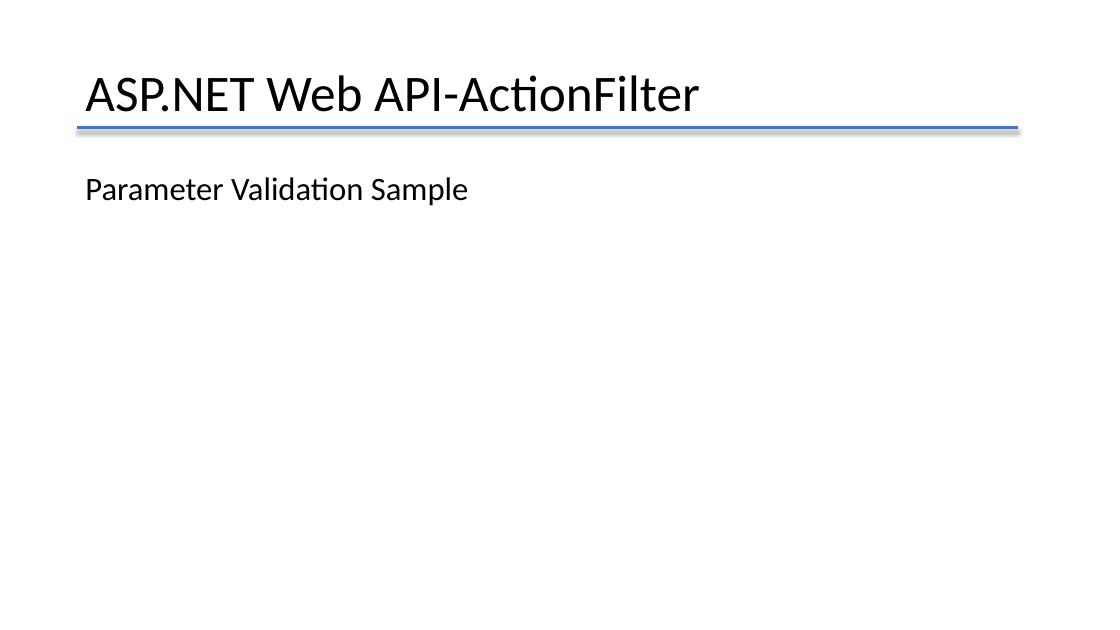
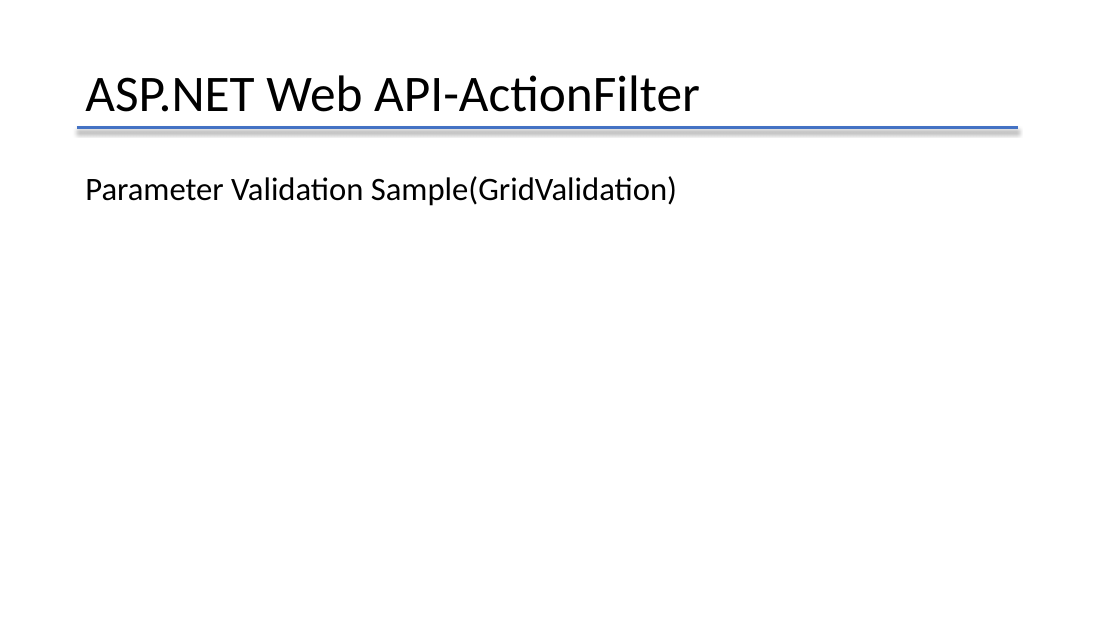
Before and after one commit to lbwxly/Todo, a slide deck: slide 17 of RestApiIntroduction.pptx (slide 12 before the commit). Drawn at 1120x630 pixels with LibreOffice and Linux fonts; fonts in the diff are those of the drawing. Boxes give left, top, right and bottom in pixels: in the first picture for what was removed or moved away, otherwise in the second. Text is boxed around its words. In the diff, an @@ line names an element or a change of style, - is before the commit and + after.

```diff
--- a/RestApiIntroduction.pptx
+++ b/RestApiIntroduction.pptx
@@ text at (85,176,677,206): text changed @@
-Parameter Validation Sample
+Parameter Validation Sample(GridValidation)
```
Also in this commit, not shown: 5 other slides changed, 6 slides added, 6 other files.
